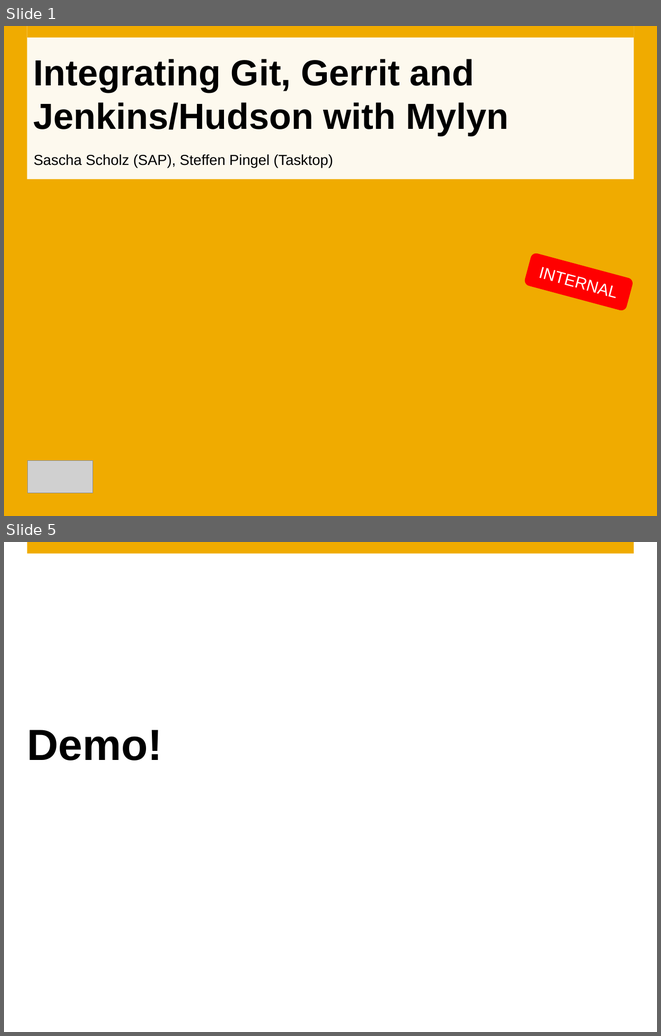
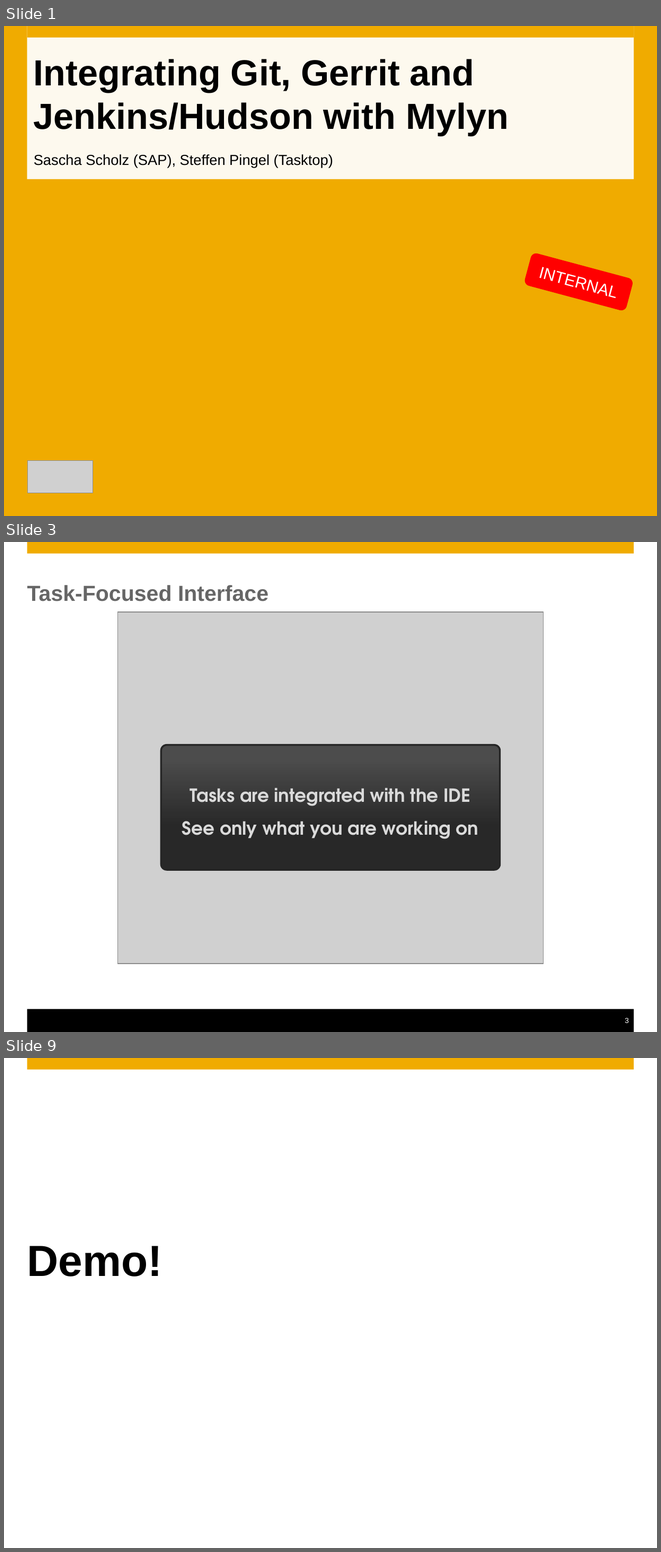
Before and after one commit to Eclipse-DemoCamps/democamp-indigo, a slide deck: democamp-indigo/Integrating Git, Gerrit and Jenkins with Mylyn.pptx. Shown one above the other, each under a label of ours: slides 1 and 5 before the commit, slides 1, 3 and 9 after it; the slides between them are not shown. The pictures are 661x1036 and 661x1552 pixels, drawn with LibreOffice and Linux fonts; fonts in the diff are those of the drawing; grey boxes stand for pictures; background and template pictures are left out. Boxes give left, top, right and bottom in pixels: in the first picture for what was removed or moved away, otherwise in the second. Text is boxed around its words. In the diff, an @@ line names an element or a change of style, - is before the commit and + after.

```diff
--- a/democamp-indigo/Integrating Git, Gerrit and Jenkins with Mylyn.pptx
+++ b/democamp-indigo/Integrating Git, Gerrit and Jenkins with Mylyn.pptx
@@ slide 3 added at <box>4,542,657,1032</box>, background #FFFFFF; not listed: 1 template element that a slide beside it also shows @@
@@ title added at <box>27,585,268,601</box>, 24 pt, text #666666, bold @@
+Task-Focused Interface
@@ picture added at <box>117,612,544,963</box> @@
@@ rectangle added at <box>21,625,642,634</box>, fill #FFFFFF @@
@@ rounded rectangle added at <box>161,745,500,870</box>, fill gradient #404040 to #181818, outline #262626 2 pt, 20 pt, text gradient #B5B5B5 to #DADADA to #F2F2F2, bold @@
+Tasks are integrated with the IDE
+See only what you are working on
@@ rectangle added at <box>27,1009,634,1032</box>, fill #000000 @@
@@ rectangle added at <box>29,1009,160,1032</box>, fill #000000 @@
@@ rectangle added at <box>476,1009,607,1032</box>, fill #000000 @@
@@ page number added at <box>625,1017,629,1023</box>, 8 pt, text #FFFFFF @@
+3
@@ what was slide 5 is now slide 9 @@
```
Also in this commit, not shown: 3 slides changed, 6 other slides added.
